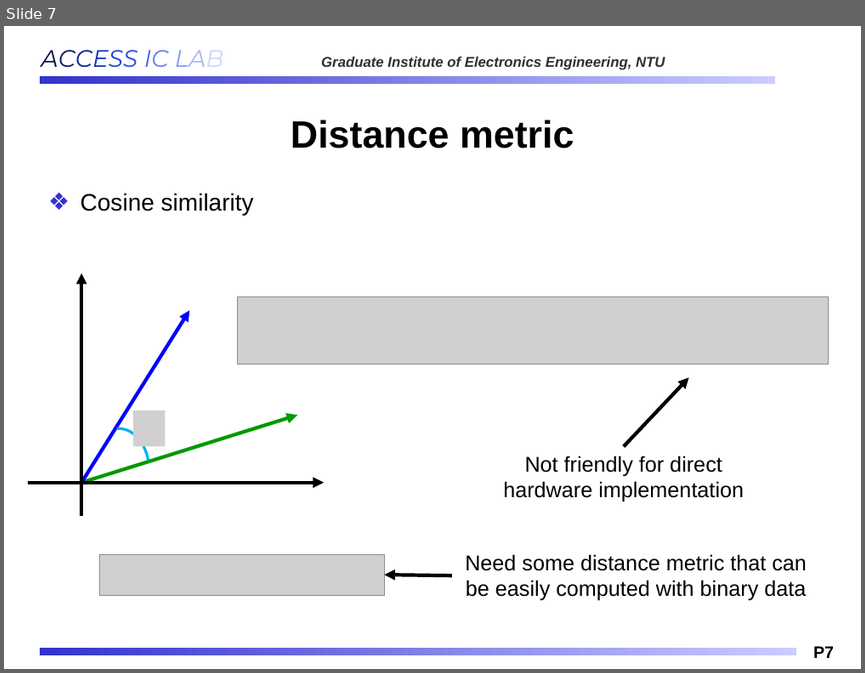
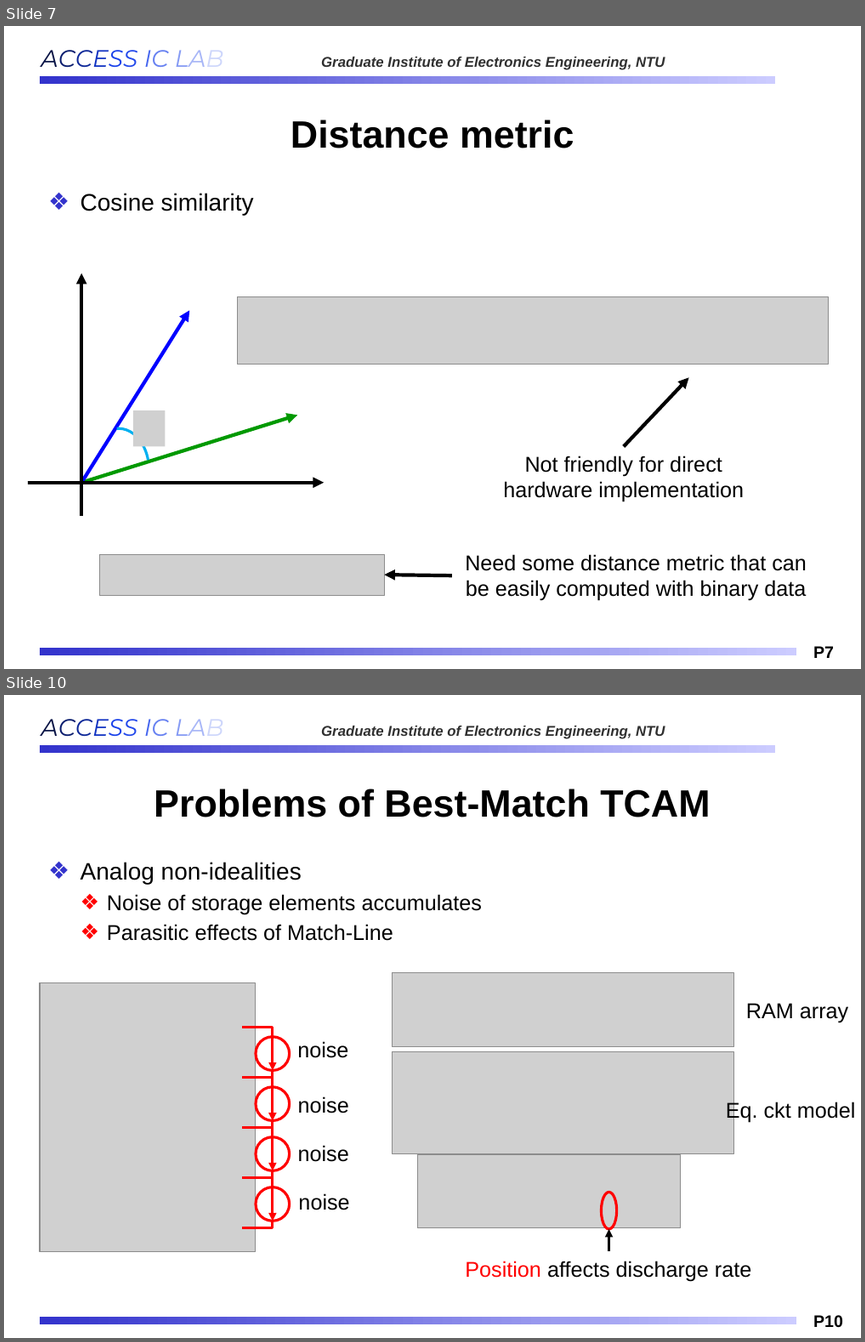
Before and after one commit to Oniontow/AndyWu_Project, a slide deck: IMS_NEW.pptx. Shown one above the other, each under a label of ours: slide 7 before the commit, slides 7 and 10 after it; the slides between them are not shown. The pictures are 865x673 and 865x1342 pixels, drawn with LibreOffice and Linux fonts; fonts in the diff are those of the drawing; grey boxes stand for pictures; background and template pictures are left out. Boxes give left, top, right and bottom in pixels: in the first picture for what was removed or moved away, otherwise in the second. Text is boxed around its words. In the diff, an @@ line names an element or a change of style, - is before the commit and + after.

```diff
--- a/IMS_NEW.pptx
+++ b/IMS_NEW.pptx
@@ slide 10 added at (4,695,861,1338), background #FFFFFF; not listed: 4 template elements that a slide beside it also shows @@
@@ title added at (154,789,710,817), 32 pt, text #000000, bold @@
+Problems of Best-Match TCAM
@@ text added at (80,862,482,941), 18 pt, text #000000 @@
+❖ Analog non-idealities
+  ❖ Noise of storage elements accumulates
+  ❖ Parasitic effects of Match-Line
@@ picture added at (392,973,734,1046) @@
@@ text added at (746,1003,848,1022), 18 pt, text #000000 @@
+RAM array
@@ picture added at (392,1052,734,1153) @@
@@ text added at (726,1100,856,1123), 18 pt, text #000000 @@
+Eq. ckt model
@@ picture added at (417,1154,680,1227) @@
@@ group added at (40,983,349,1252): 8 elbow lines, 4 ellipses, 4 arrows, 4 texts, 1 picture @@
+noise
+noise
+noise
+noise
@@ ellipse added at (602,1192,617,1229), outline #FF0000 2.25 pt @@
@@ arrow added from (609, 1251) to (609, 1229), #000000 2.25 pt @@
@@ text added at (465,1260,751,1281), 18 pt, text #000000 @@
+Position affects discharge rate
```
Also in this commit, not shown: 2 slides changed.
